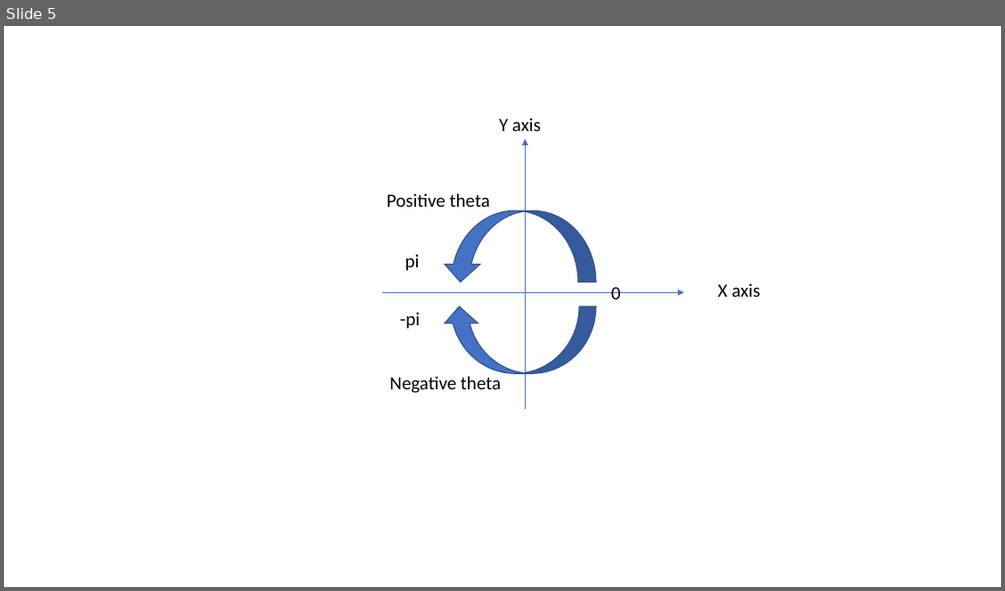
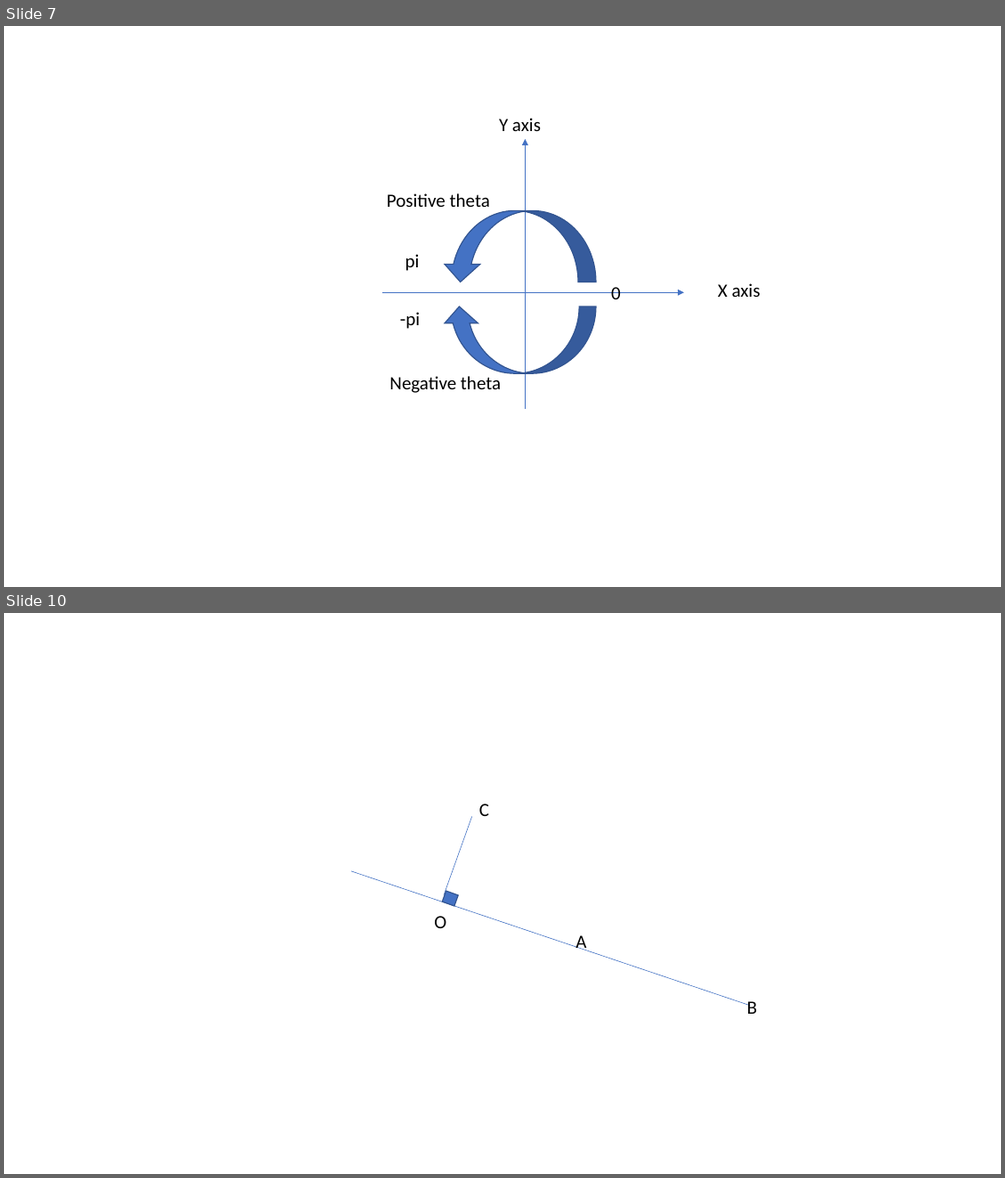
Before and after one commit to AreteQin/MECH_472_6631_Project, a slide deck: Figures.pptx. Shown one above the other, each under a label of ours: slide 5 before the commit, slides 7 and 10 after it; the slides between them are not shown. The pictures are 1005x591 and 1005x1178 pixels, drawn with LibreOffice and Linux fonts; fonts in the diff are those of the drawing. Boxes give left, top, right and bottom in pixels: in the first picture for what was removed or moved away, otherwise in the second. Text is boxed around its words. In the diff, an @@ line names an element or a change of style, - is before the commit and + after.

```diff
--- a/Figures.pptx
+++ b/Figures.pptx
@@ slide 10 added at <box>4,613,1001,1174</box>, background #FFFFFF @@
@@ line added from (444, 895) to (472, 817), #4472C4 0.5 pt @@
@@ text added at <box>479,803,489,816</box>, 18 pt, text #000000 @@
+C
@@ line added from (352, 871) to (751, 1005), #4472C4 0.5 pt @@
@@ rectangle added at <box>442,891,458,906</box>, fill #4472C4, outline #325491 1 pt @@
@@ text added at <box>434,916,446,928</box>, 18 pt, text #000000 @@
+O
@@ text added at <box>575,935,586,950</box>, 18 pt, text #000000 @@
+A
@@ text added at <box>747,1001,757,1013</box>, 18 pt, text #000000 @@
+B
@@ what was slide 5 is now slide 7 @@
```
Also in this commit, not shown: 4 other slides added, 38 other files.
